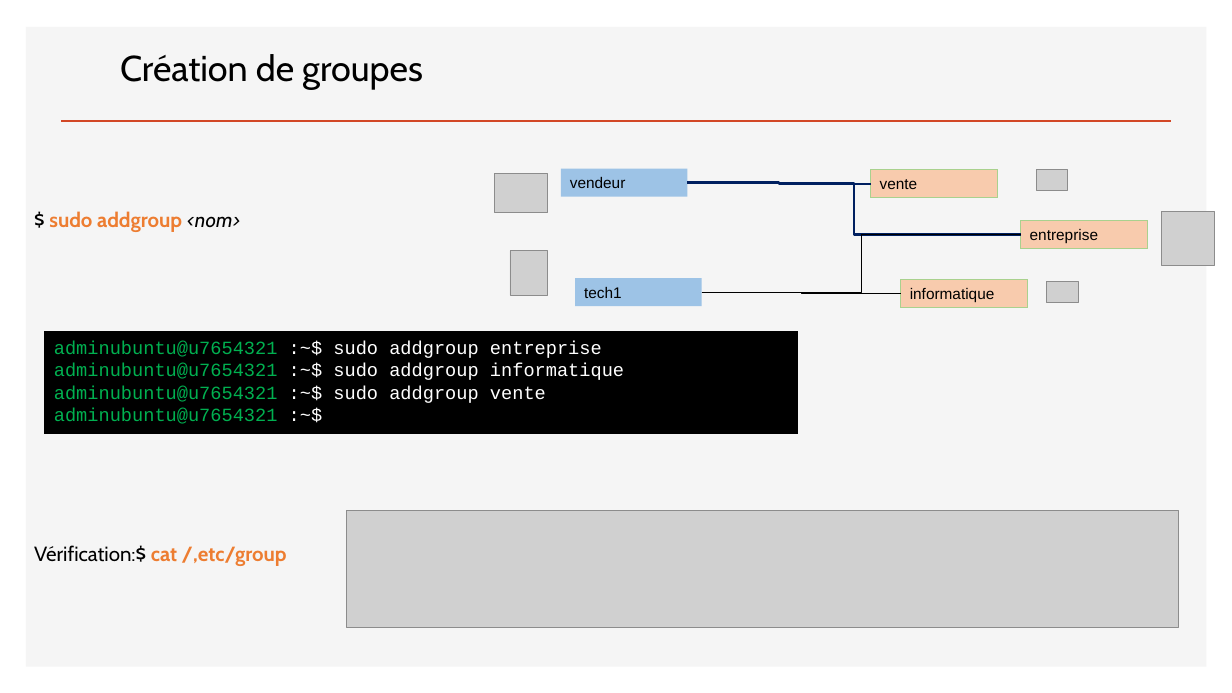
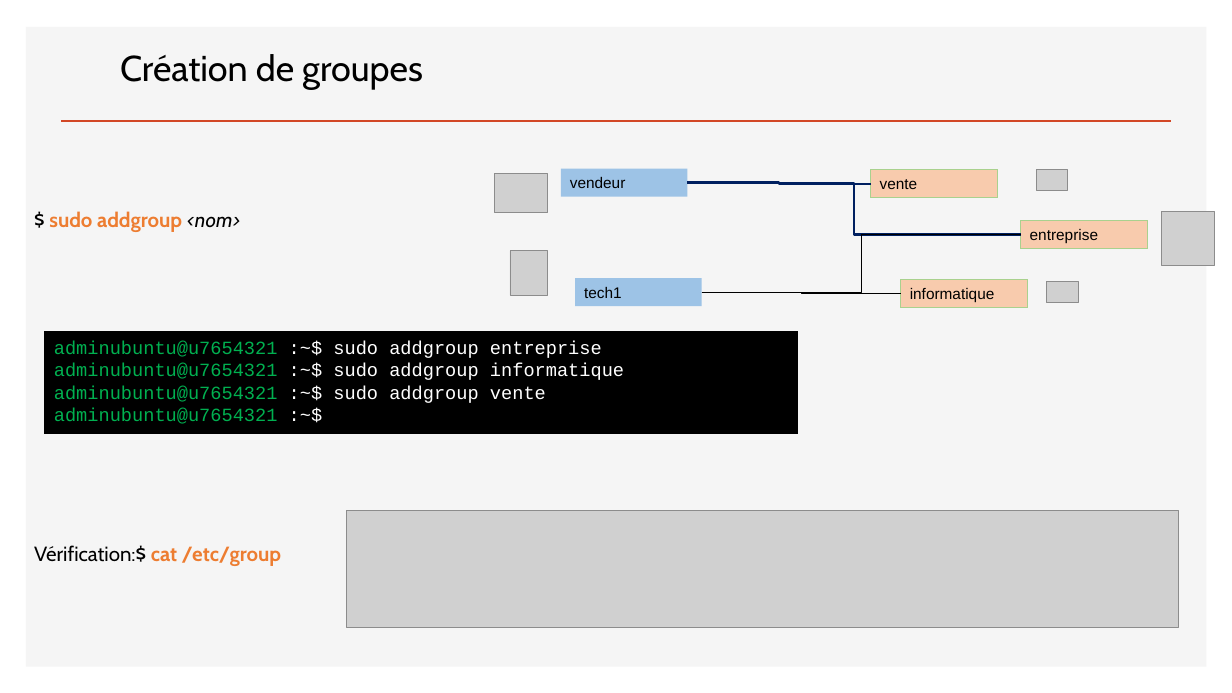
Before and after one commit to simonquillaud/420-W44-SF-v2, a slide deck: slide 19 of Module04_AdminSysLinux/Cours5DroitsAcces.pptx. Drawn at 1232x693 pixels with LibreOffice and Linux fonts; fonts in the diff are those of the drawing; grey boxes stand for pictures. Boxes give left, top, right and bottom in pixels: in the first picture for what was removed or moved away, otherwise in the second. Text is boxed around its words. In the diff, an @@ line names an element or a change of style, - is before the commit and + after.

```diff
--- a/Module04_AdminSysLinux/Cours5DroitsAcces.pptx
+++ b/Module04_AdminSysLinux/Cours5DroitsAcces.pptx
@@ text at (34,545,281,566): text changed @@
-Vérification:$ cat /,etc/group
+Vérification:$ cat /etc/group
```
Also in this commit, not shown: 2 other slides changed, 4 other files.
